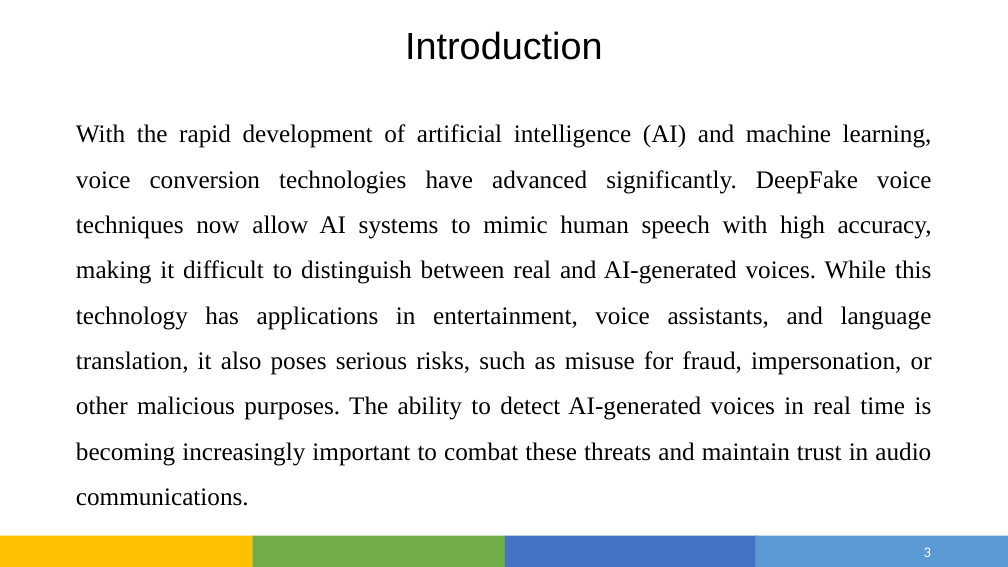
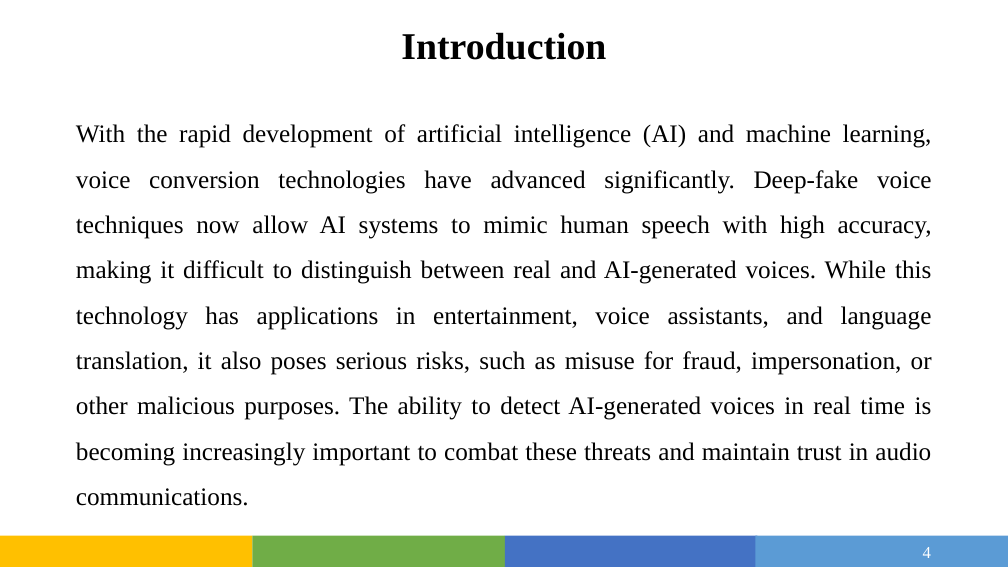
Before and after one commit to Devjethva1111/DeepFake-Voice-Recognition, a slide deck: slide 4 of Seminar/Project_PPT.pptx (slide 3 before the commit). Drawn at 1008x567 pixels with LibreOffice and Linux fonts; fonts in the diff are those of the drawing. Boxes give left, top, right and bottom in pixels: in the first picture for what was removed or moved away, otherwise in the second. Text is boxed around its words. In the diff, an @@ line names an element or a change of style, - is before the commit and + after.

```diff
--- a/Seminar/Project_PPT.pptx
+++ b/Seminar/Project_PPT.pptx
@@ title "Introduction" at bbox=[401, 32, 606, 60]: font Arial to Times New Roman, bold on @@
@@ text at bbox=[76, 124, 932, 506]: text changed @@
-With the rapid development of artificial intelligence (AI) and machine learning, voice conversion technologies have advanced significantly. DeepFake voice techniques now allow AI systems to mimic human speech with high accuracy, making it difficult to distinguish between real and AI-generated voices. While this technology has applications in entertainment, voice assistants, and language translation, it also poses serious risks, such as misuse for fraud, impersonation, or other malicious purposes. The ability to detect AI-generated voices in real time is becoming increasingly important to combat these threats and maintain trust in audio communications.
+With the rapid development of artificial intelligence (AI) and machine learning, voice conversion technologies have advanced significantly. Deep-fake voice techniques now allow AI systems to mimic human speech with high accuracy, making it difficult to distinguish between real and AI-generated voices. While this technology has applications in entertainment, voice assistants, and language translation, it also poses serious risks, such as misuse for fraud, impersonation, or other malicious purposes. The ability to detect AI-generated voices in real time is becoming increasingly important to combat these threats and maintain trust in audio communications.
@@ page number at bbox=[923, 547, 931, 558]: text changed; size 14 to 16 pt; font Calibri to Times New Roman @@
-3
+4
```
Also in this commit, not shown: 5 other slides changed, 6 slides added, 7 slides removed, 1 other file.
